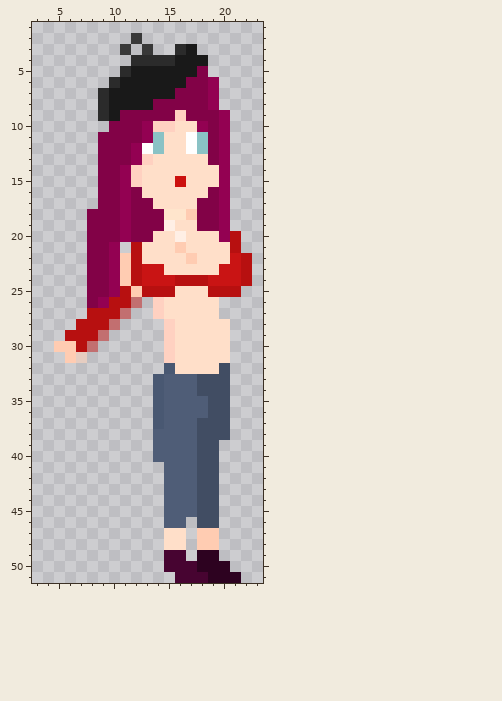
File history of a pixel-art sprite, prjVenomBite/sprites/playerJump_spr/7f00fe3e-b277-438f-8a18-5b77e4eaaf85.png. Above: the version before the commit.
The file is 32x52 pixels. Shown: x 3..23, y 1..51.
The same view after the edit:
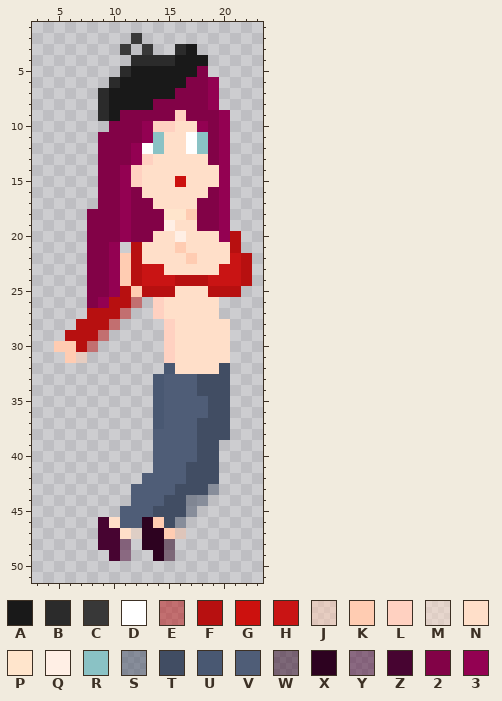
Palette (. is transparent): A #191919  B #2b2b2b  C #383838  D #ffffff  E #b710107f  F #b71010  G #cc110e  H #c91414  J #ffccb27f  K #ffccb2  L #ffd1c1  M #ffdfc97f  N #ffdfc9  P #ffe5cc  Q #ffefe5  R #8ac2c5  S #414d637f  T #414d63  U #495872  V #4f5d77  W #2d02207f  X #2d0220  Y #4704317f  Z #470431  2 #820247  3 #930152
The exact change:
Changed rows in their new state; - is an unchanged pixel.
first column x 9:
41 -----V--T----
42 ----VV--T----
43 ---VVV-TT-S--
44 ---VVVTTSS.--
45 --VVVTTTS..--
46 ZNVVXKTS-..--
47 ZZNMXXKJ-..--
48 ZZY-XXW.-..--
49 -ZY--XW.-..--
50 ------......-
51 -------......
Where, in picture pixels (left, top, right, bottom), the same in both pictures:
changed: (98, 462, 241, 583)
